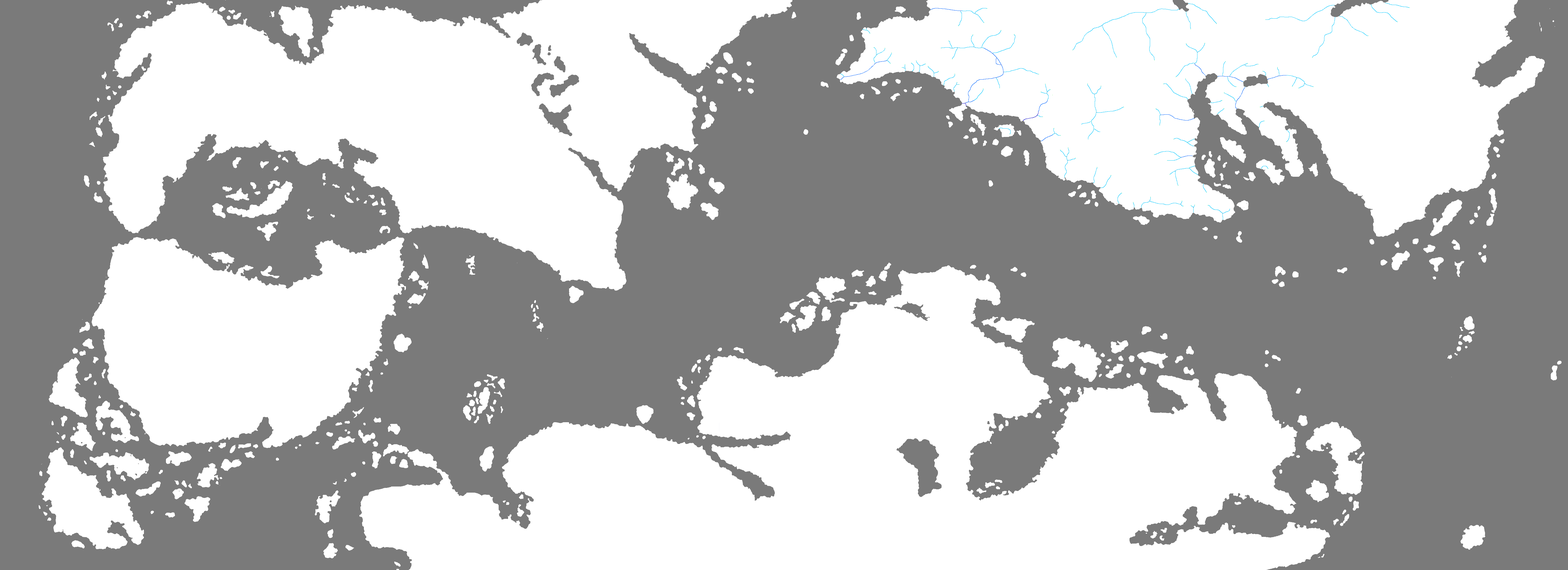
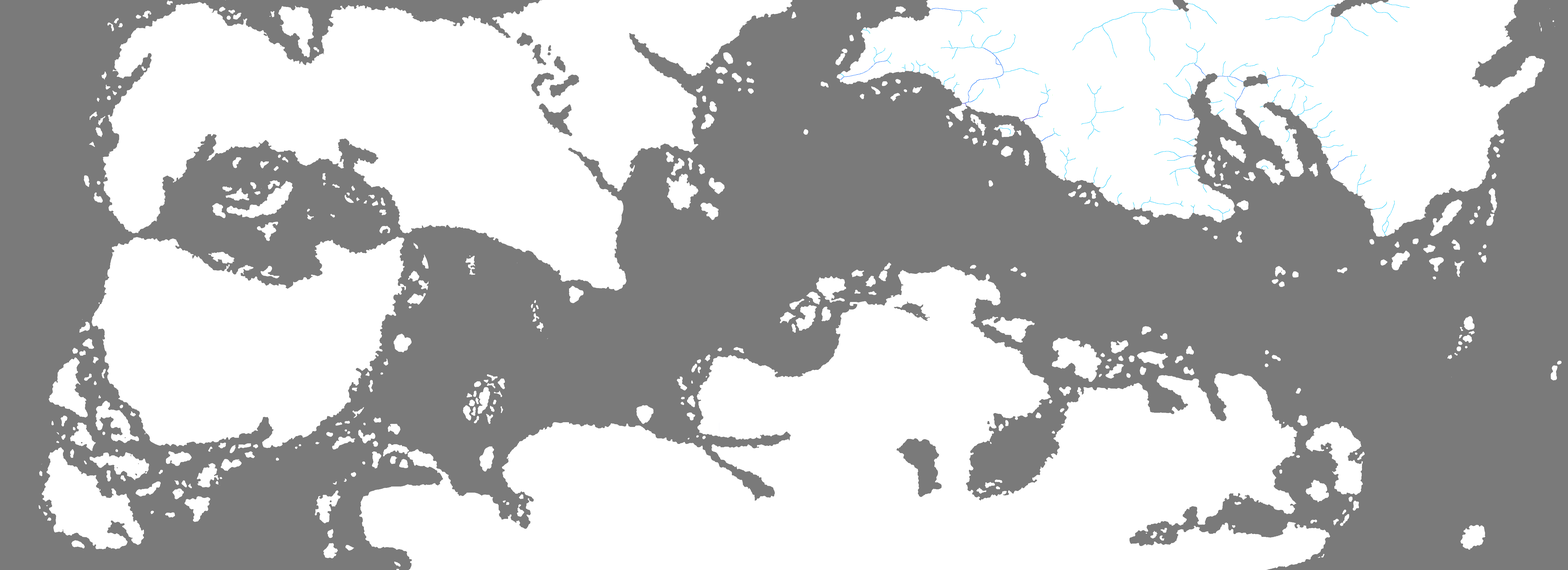
Layered file, before and after one edit (1568 x 570). Changes by layer:
painted on "River" over [left=1272, top=89, right=1395, bottom=236]
